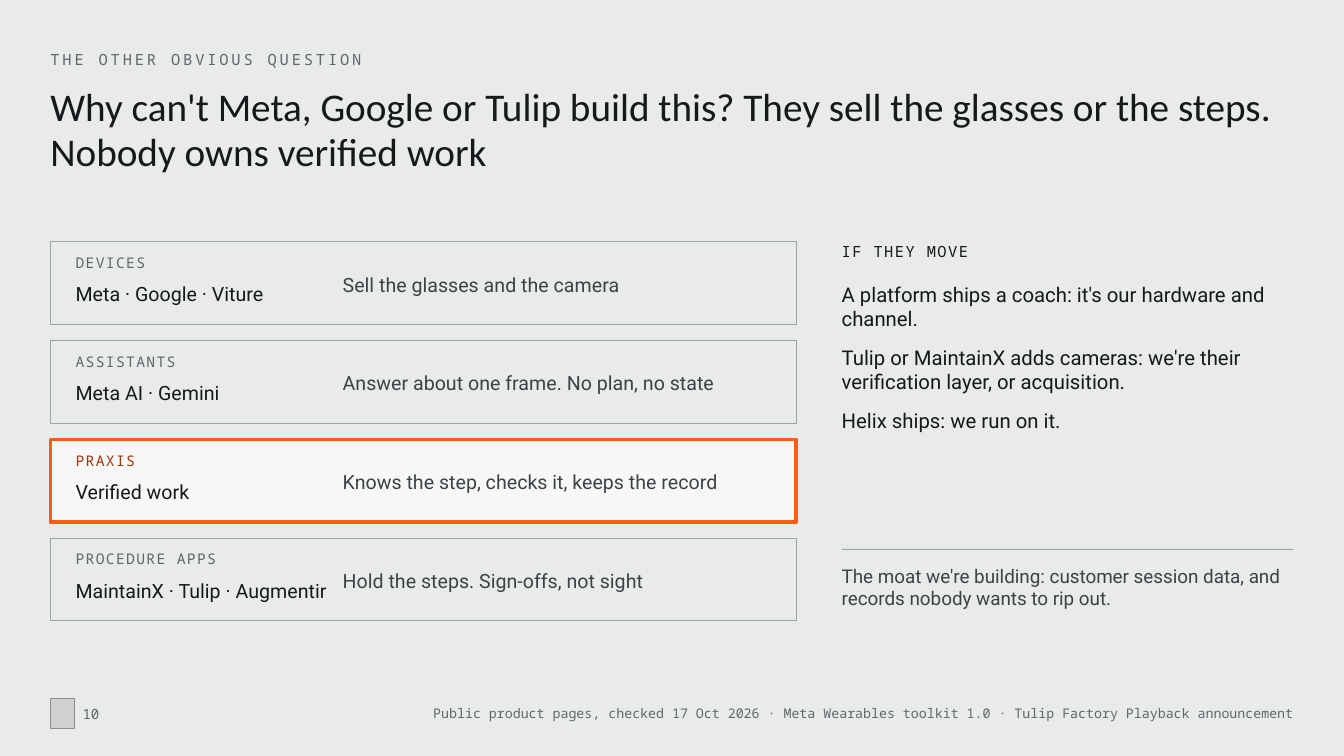
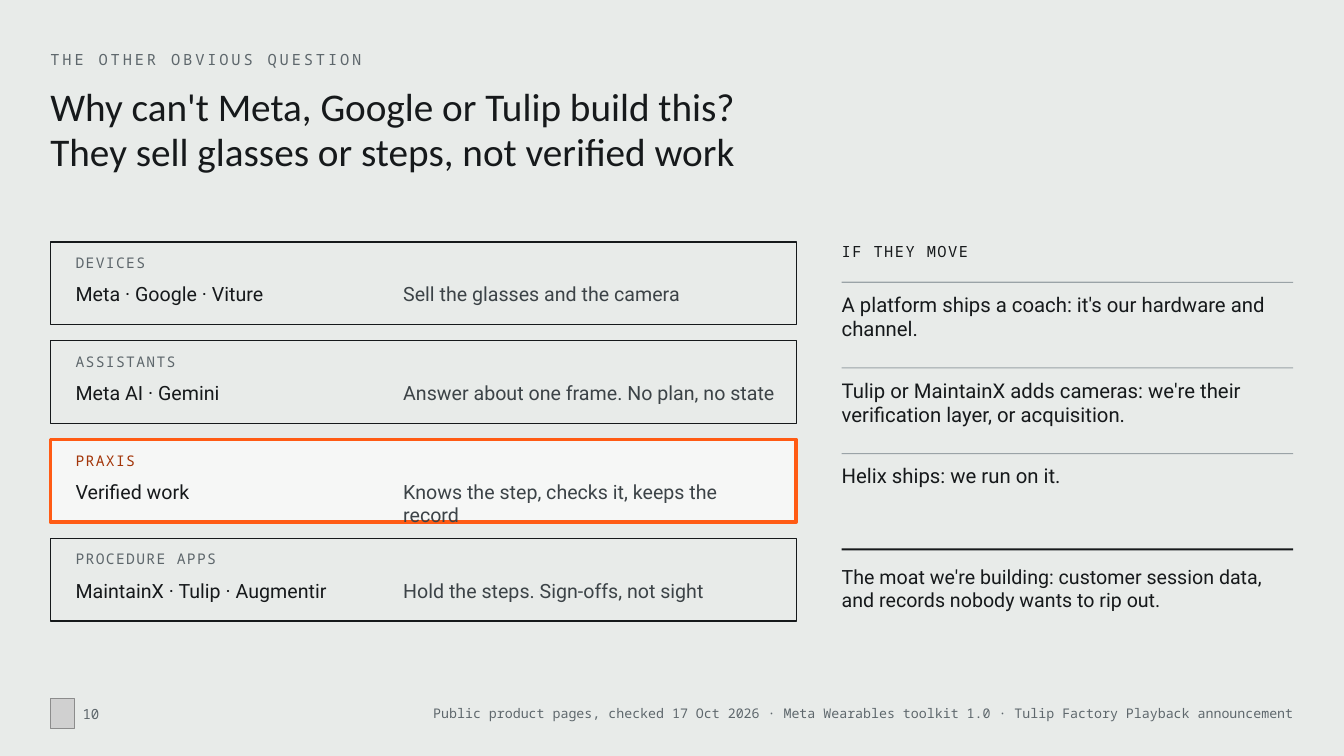
Before and after one commit to MonishSaravana/praxis, a slide deck: slide 10 of deck/Praxis_SAH_Oct2026.pptx. Drawn at 1344x756 pixels with LibreOffice and Linux fonts; fonts in the diff are those of the drawing; grey boxes stand for pictures. Boxes give left, top, right and bottom in pixels: in the first picture for what was removed or moved away, otherwise in the second. Text is boxed around its words. In the diff, an @@ line names an element or a change of style, - is before the commit and + after.

```diff
--- a/deck/Praxis_SAH_Oct2026.pptx
+++ b/deck/Praxis_SAH_Oct2026.pptx
@@ title at bbox=[50, 93, 735, 173]: text changed @@
-Why can't Meta, Google or Tulip build this? They sell the glasses or the steps. Nobody owns verified work
+Why can't Meta, Google or Tulip build this?
+They sell glasses or steps, not verified work
@@ text "Sell the glasses and the ...": place and size @@
-text "Sell the glasses and the ..." at bbox=[343, 277, 620, 296]
+text "Sell the glasses and the ..." at bbox=[403, 286, 680, 305]
@@ text at bbox=[842, 286, 1265, 326]: paragraph removed @@
-A platform ships a coach: it's our hardware and channel.
@@ line added from (842, 282) to (1294, 282), #9AA3A7 0.75 pt @@
@@ text added at bbox=[842, 296, 1265, 336], 14.5 pt, text #16191B @@
+A platform ships a coach: it's our hardware and channel.
@@ text "Answer about one frame. No ...": place and size @@
-text "Answer about one frame. No ..." at bbox=[343, 375, 714, 394]
+text "Answer about one frame. No ..." at bbox=[403, 385, 774, 404]
@@ text "Tulip or MaintainX adds cameras: ...": place and size @@
-text "Tulip or MaintainX adds cameras: ..." at bbox=[842, 286, 1265, 432]
+text "Tulip or MaintainX adds cameras: ..." at bbox=[842, 382, 1240, 427]
@@ line added from (842, 368) to (1294, 368), #9AA3A7 0.75 pt @@
@@ text at bbox=[842, 412, 1061, 432]: paragraph removed @@
-Helix ships: we run on it.
@@ line added from (842, 454) to (1294, 454), #9AA3A7 0.75 pt @@
@@ text added at bbox=[842, 467, 1061, 487], 14.5 pt, text #16191B @@
+Helix ships: we run on it.
@@ text "Knows the step, checks it, ...": place and size @@
-text "Knows the step, checks it, ..." at bbox=[343, 474, 717, 493]
+text "Knows the step, checks it, ..." at bbox=[403, 484, 717, 524]
@@ outline #9AA3A7 0.75 pt to #16191B 1 pt in 3 elements at bbox=[50, 242, 797, 325], bbox=[50, 341, 797, 423], bbox=[50, 538, 797, 621] @@
@@ text "The moat we're building: customer ..." at bbox=[842, 569, 1262, 611]: size 13.5 to 14 pt, text colour #3C4347 to #16191B @@
@@ line (842, 549) - (1294, 549): stroke #9AA3A7 0.75 pt to #16191B 1.5 pt @@
@@ vertical alignment middle to top in 4 elements at bbox=[403, 286, 680, 305], bbox=[403, 385, 774, 404], bbox=[403, 484, 717, 524], bbox=[403, 583, 703, 602] @@
@@ text "Hold the steps. Sign-offs, not ...": place and size @@
-text "Hold the steps. Sign-offs, not ..." at bbox=[343, 573, 643, 592]
+text "Hold the steps. Sign-offs, not ..." at bbox=[403, 583, 703, 602]
```
Also in this commit, not shown: 18 other slides changed, 30 other files.
